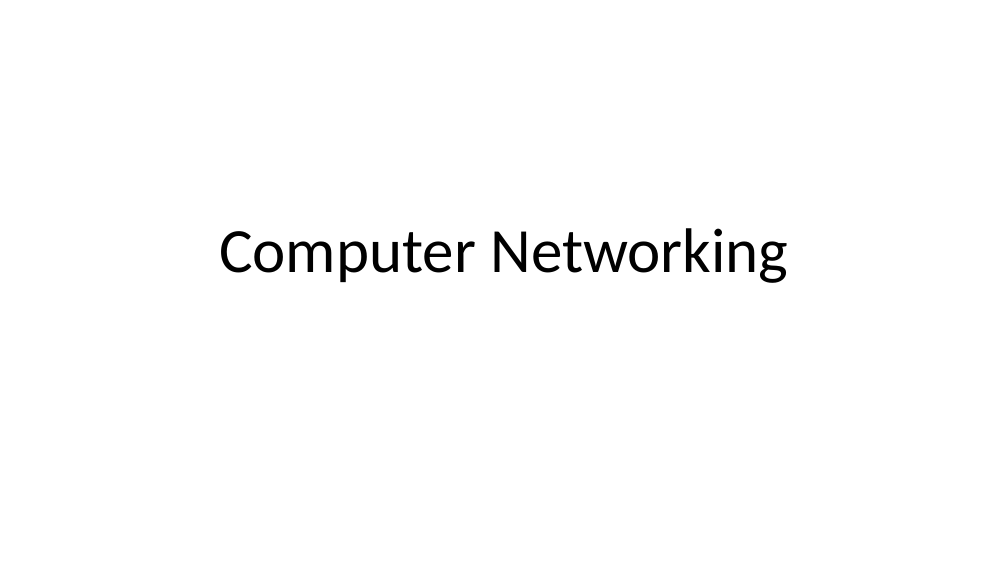
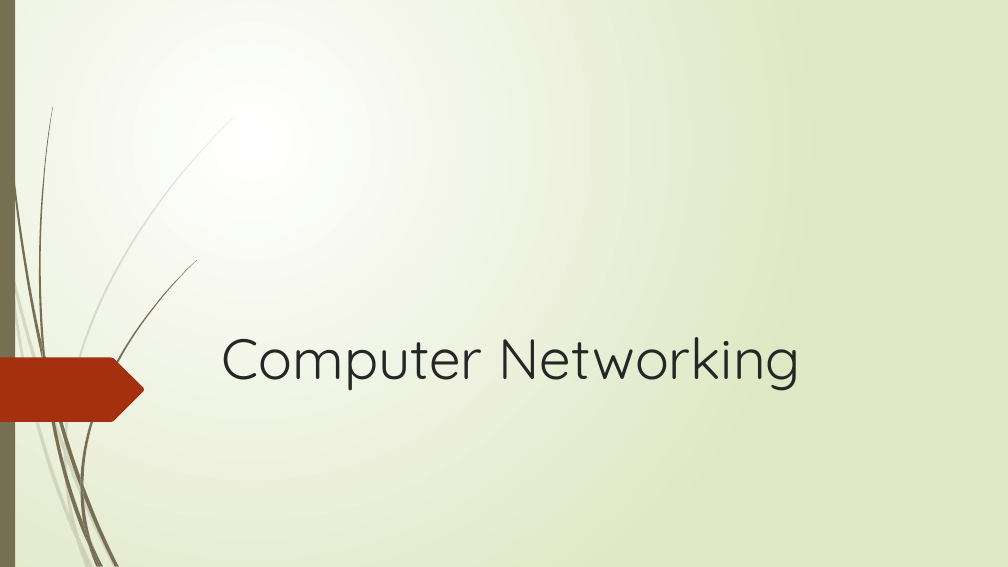
Before and after one commit to JasmanRai/school-work-new, a slide deck: slide 1 of Computer Networking.pptx. Drawn at 1008x567 pixels with LibreOffice and Linux fonts; fonts in the diff are those of the drawing. Boxes give left, top, right and bottom in pixels: in the first picture for what was removed or moved away, otherwise in the second. Text is boxed around its words. In the diff, an @@ line names an element or a change of style, - is before the commit and + after.

```diff
--- a/Computer Networking.pptx
+++ b/Computer Networking.pptx
@@ background #FFFFFF to gradient #FFFFFF to #DFE8C4 @@
@@ rectangle added at <box>0,0,15,567</box>, fill #766F54 @@
@@ title "Computer Networking": place and size @@
-title "Computer Networking" at <box>219,228,788,283</box>
+title "Computer Networking" at <box>222,337,801,391</box>
@@ title "Computer Networking" at <box>222,337,801,391</box>: size 60 to 54 pt, font Calibri to Quicksand, text colour #000000 to #262626; alignment centre to left; line spacing 0.9 to 1 @@
@@ freeform shape added at <box>0,358,144,422</box>, fill #A53010 @@
@@ group added at <box>0,116,236,567</box>: 10 freeform shapes @@
@@ group added at <box>2,0,197,567</box>: 12 freeform shapes @@
```
Also in this commit, not shown: 4 other slides changed, 2 slides added, 1 slide removed.
